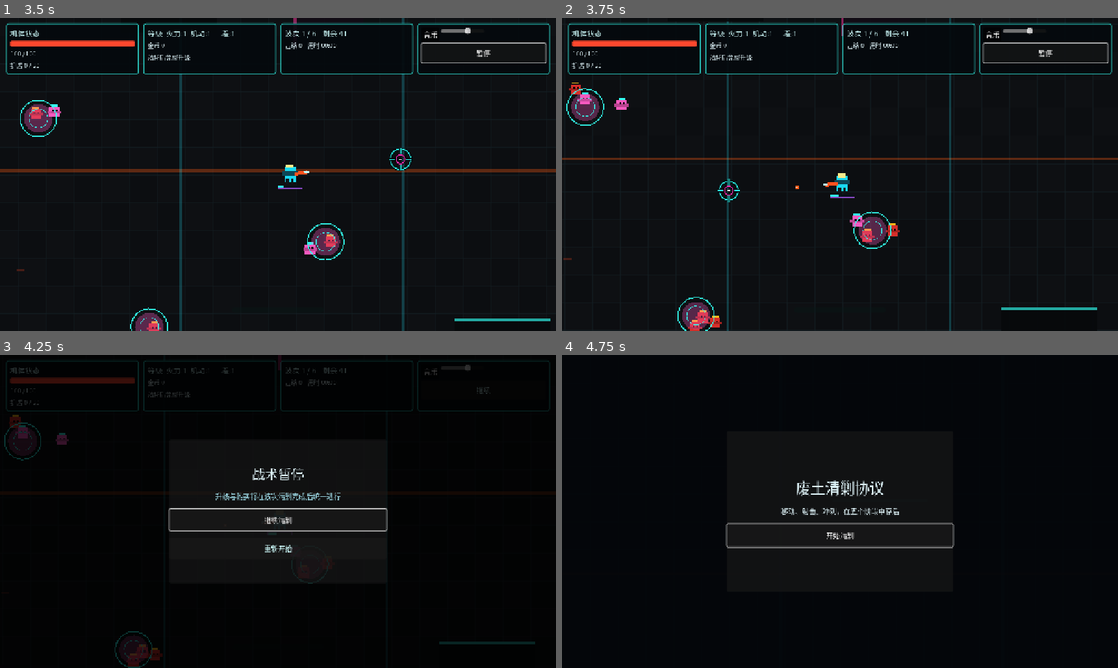
Above: before the commit, frames 1-4 (two rows, left to right).
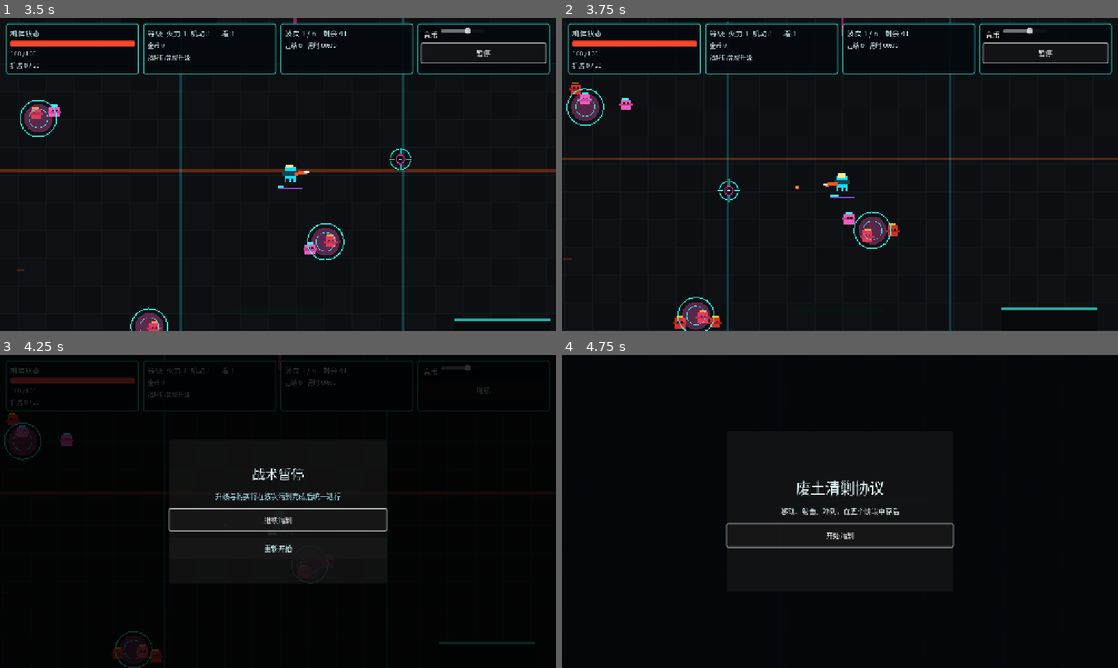
Above: after the commit, the same moments.

Repository: xiejiamincyq/2d-game
Game: Godot game, scene res://scenes/Main.tscn
The game is run twice, just before and just after one commit, with the same random seed, the same clock (stepped at 60 frames per second) and the same inputs.
Inputs (mouse positions are in pixels of both pictures, inside the frame that each line leads up to):
- Up to frame 1 (3.5 s): click "开始清剿" at 0.5 s; click "音乐" at 1.25 s; click "暂停" at 2 s; tap Enter at 2.75 s; move the mouse to (400, 158) at 2.77 s; hold D (move_right) from 2.78 s (still down); hold Right mouse button (dash_melee) from 2.78 s (still down); tap Space at 3.02 s
- Up to frame 2 (3.75 s): move the mouse to (728, 190) at 3.52 s; release D (move_right) at 3.53 s; release Right mouse button (dash_melee) at 3.53 s; hold S (move_down) from 3.53 s (still down); click (728, 190) at 3.6 s
- Up to frame 3 (4.25 s): keep holding S (move_down); tap Space at 3.77 s
- Up to frame 4 (4.75 s): release S (move_down) at 4.25 s; click "重新开始" at 4.25 s

Frame 1 is identical in both runs. In frame 2, 0.3% of the frame differs, in the area x 9-55%, y 25-100%; in frame 3, 0.3%; in frame 4, nothing differs.

Commit message:
fix: make melee formations visibly disperse

Diff:
--- a/scripts/actors/Enemy.gd
+++ b/scripts/actors/Enemy.gd
@@ -29,12 +29,13 @@
 const MARKSMAN_TELEGRAPH_LENGTH := 1400.0
 const BASE_MOVE_SPEED_MULTIPLIER := 1.10
 const MELEE_ENEMY_SPEED := 235.0 * 0.90
+const DASHER_ENEMY_SPEED := 235.0 * 1.10
 const RANGED_ENEMY_SPEED := 235.0 * 0.60
 const HIDDEN_DISPERSAL_SPEED_SCALE := 0.72
-const MELEE_SEPARATION_PADDING := 10.0
-const MELEE_SEPARATION_WEIGHT := 1.35
-const MELEE_SURROUND_DISTANCE := 320.0
-const MELEE_SURROUND_MAX_BLEND := 0.72
+const MELEE_SEPARATION_PADDING := 48.0
+const MELEE_SEPARATION_WEIGHT := 3.00
+const MELEE_SURROUND_DISTANCE := 560.0
+const MELEE_SURROUND_MAX_BLEND := 1.20
 const GOLDEN_ANGLE := 2.399963229728653
 
 enum EnemyKind { SCRAPPER, DASHER, SPITTER, BRUISER, MARKSMAN, LOBBER, OVERSEER }
@@ -145,6 +146,8 @@
 			_add_health(1800.0 * scale_factor)
 	if kind in [EnemyKind.BRUISER, EnemyKind.OVERSEER]:
 		speed *= BASE_MOVE_SPEED_MULTIPLIER
+	elif kind == EnemyKind.DASHER:
+		speed = DASHER_ENEMY_SPEED
 	elif is_ranged_kind():
 		speed = RANGED_ENEMY_SPEED
 	else:
--- a/scripts/tests/EnemyBehaviorTest.gd
+++ b/scripts/tests/EnemyBehaviorTest.gd
@@ -218,6 +218,50 @@
 		return
 	for surrounder in surrounders:
 		surrounder.queue_free()
+	await physics_frame
+
+	var portal_cluster: Array[Node] = []
+	for index in range(8):
+		var clustered_enemy: Node = EnemyScript.new()
+		clustered_enemy.setup(EnemyScript.EnemyKind.SCRAPPER, 0, projectiles, player)
+		clustered_enemy.global_position = (
+			Vector2(430.0, 0.0)
+			+ Vector2.RIGHT.rotated(TAU * float(index) / 8.0) * 44.0
+		)
+		clustered_enemy.set_physics_process(false)
+		fixture.add_child(clustered_enemy)
+		portal_cluster.append(clustered_enemy)
+	for clustered_enemy in portal_cluster:
+		clustered_enemy.set_neighbor_provider(func() -> Array[Node]: return portal_cluster)
+	await physics_frame
+	for frame in range(72):
+		for clustered_enemy in portal_cluster:
+			clustered_enemy._physics_process(1.0 / 60.0)
+	var minimum_cluster_angle := INF
+	var maximum_cluster_angle := -INF
+	var minimum_cluster_spacing := INF
+	var total_cluster_distance := 0.0
+	for index in range(portal_cluster.size()):
+		var cluster_angle: float = portal_cluster[index].global_position.angle()
+		minimum_cluster_angle = minf(minimum_cluster_angle, cluster_angle)
+		maximum_cluster_angle = maxf(maximum_cluster_angle, cluster_angle)
+		total_cluster_distance += portal_cluster[index].global_position.length()
+		for other_index in range(index + 1, portal_cluster.size()):
+			minimum_cluster_spacing = minf(
+				minimum_cluster_spacing,
+				portal_cluster[index].global_position.distance_to(portal_cluster[other_index].global_position)
+			)
+	var cluster_angle_span := maximum_cluster_angle - minimum_cluster_angle
+	var average_cluster_distance := total_cluster_distance / float(portal_cluster.size())
+	if not _assert_true(
+		cluster_angle_span >= 0.9
+		and minimum_cluster_spacing >= 44.0
+		and average_cluster_distance <= 340.0,
+		"portal melee pack trajectory was ineffective after 1.2s (span %.3f rad, spacing %.2fpx, distance %.2fpx)" % [cluster_angle_span, minimum_cluster_spacing, average_cluster_distance]
+	):
+		return
+	for clustered_enemy in portal_cluster:
+		clustered_enemy.queue_free()
 
 	for child in projectiles.get_children():
 		child.queue_free()
--- a/scripts/tests/Phase19Test.gd
+++ b/scripts/tests/Phase19Test.gd
@@ -175,12 +175,16 @@
 		target.queue_free()
 	player.set_enemy_provider(Callable())
 
-	for kind in [EnemyScript.EnemyKind.SCRAPPER, EnemyScript.EnemyKind.DASHER]:
-		var enemy: Node = EnemyScript.new()
-		enemy.setup(kind, 5, projectiles)
-		if not _assert_true(is_equal_approx(enemy.speed, PlayerScript.BASE_MOVE_SPEED * 0.90), "melee enemy kind %d did not use 90%% player speed" % kind):
-			return
-		enemy.queue_free()
+	var scrapper: Node = EnemyScript.new()
+	scrapper.setup(EnemyScript.EnemyKind.SCRAPPER, 5, projectiles)
+	if not _assert_true(is_equal_approx(scrapper.speed, PlayerScript.BASE_MOVE_SPEED * 0.90), "Scrapper did not use 90% player speed"):
+		return
+	scrapper.queue_free()
+	var dasher: Node = EnemyScript.new()
+	dasher.setup(EnemyScript.EnemyKind.DASHER, 5, projectiles)
+	if not _assert_true(is_equal_approx(dasher.speed, PlayerScript.BASE_MOVE_SPEED * 1.10), "pink Dasher did not use 110% player speed"):
+		return
+	dasher.queue_free()
 	for kind in [EnemyScript.EnemyKind.SPITTER, EnemyScript.EnemyKind.MARKSMAN, EnemyScript.EnemyKind.LOBBER]:
 		var enemy: Node = EnemyScript.new()
 		enemy.setup(kind, 5, projectiles)
--- a/scripts/tests/Phase20Test.gd
+++ b/scripts/tests/Phase20Test.gd
@@ -41,12 +41,16 @@
 	if not _assert_true(is_equal_approx(burn.get_damage_per_second(), 6.0), "burn damage was not doubled to 60% base attack per stack"):
 		return
 
-	for kind in [EnemyScript.EnemyKind.SCRAPPER, EnemyScript.EnemyKind.DASHER]:
-		var melee: Node = EnemyScript.new()
-		melee.setup(kind, 6, projectiles)
-		if not _assert_true(is_equal_approx(melee.speed, PlayerScript.BASE_MOVE_SPEED * 0.90), "melee enemy %d did not use 90%% player speed" % kind):
-			return
-		melee.queue_free()
+	var scrapper: Node = EnemyScript.new()
+	scrapper.setup(EnemyScript.EnemyKind.SCRAPPER, 6, projectiles)
+	if not _assert_true(is_equal_approx(scrapper.speed, PlayerScript.BASE_MOVE_SPEED * 0.90), "Scrapper did not use 90% player speed"):
+		return
+	scrapper.queue_free()
+	var dasher: Node = EnemyScript.new()
+	dasher.setup(EnemyScript.EnemyKind.DASHER, 6, projectiles)
+	if not _assert_true(is_equal_approx(dasher.speed, PlayerScript.BASE_MOVE_SPEED * 1.10), "pink Dasher did not use 110% player speed"):
+		return
+	dasher.queue_free()
 	for kind in [EnemyScript.EnemyKind.SPITTER, EnemyScript.EnemyKind.MARKSMAN, EnemyScript.EnemyKind.LOBBER]:
 		var ranged: Node = EnemyScript.new()
 		ranged.setup(kind, 6, projectiles)
